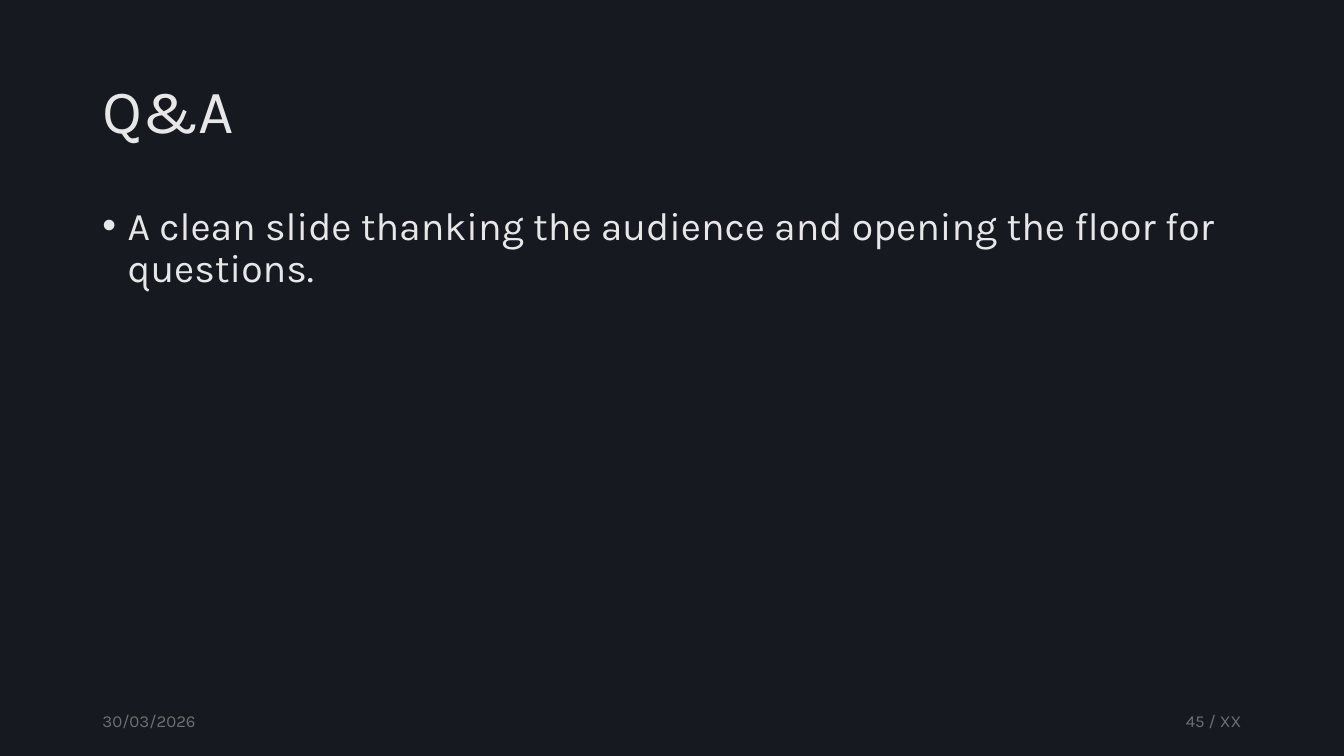
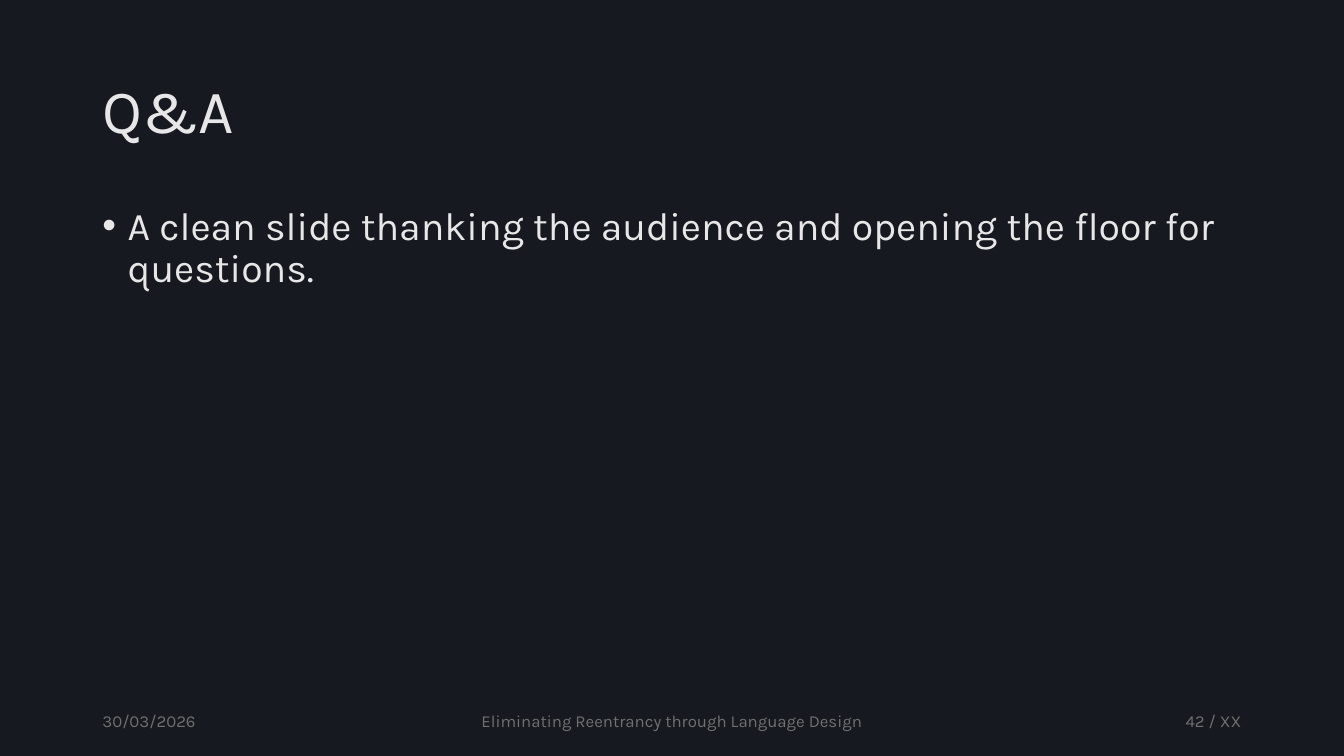
Before and after one commit to tzann/thesis, a slide deck: slide 42 of doc/presentation/Thesis.pptx (slide 45 before the commit). Drawn at 1344x756 pixels with LibreOffice and Linux fonts; fonts in the diff are those of the drawing. Boxes give left, top, right and bottom in pixels: in the first picture for what was removed or moved away, otherwise in the second. Text is boxed around its words. In the diff, an @@ line names an element or a change of style, - is before the commit and + after.

```diff
--- a/doc/presentation/Thesis.pptx
+++ b/doc/presentation/Thesis.pptx
@@ text added at box(481, 715, 862, 731), 12 pt, text #707070 @@
+Eliminating Reentrancy through Language Design
@@ page number at box(1186, 716, 1242, 727): text changed @@
-45 / XX
+42 / XX
```
Also in this commit, not shown: 47 other slides changed, 5 slides added, 4 slides removed.
